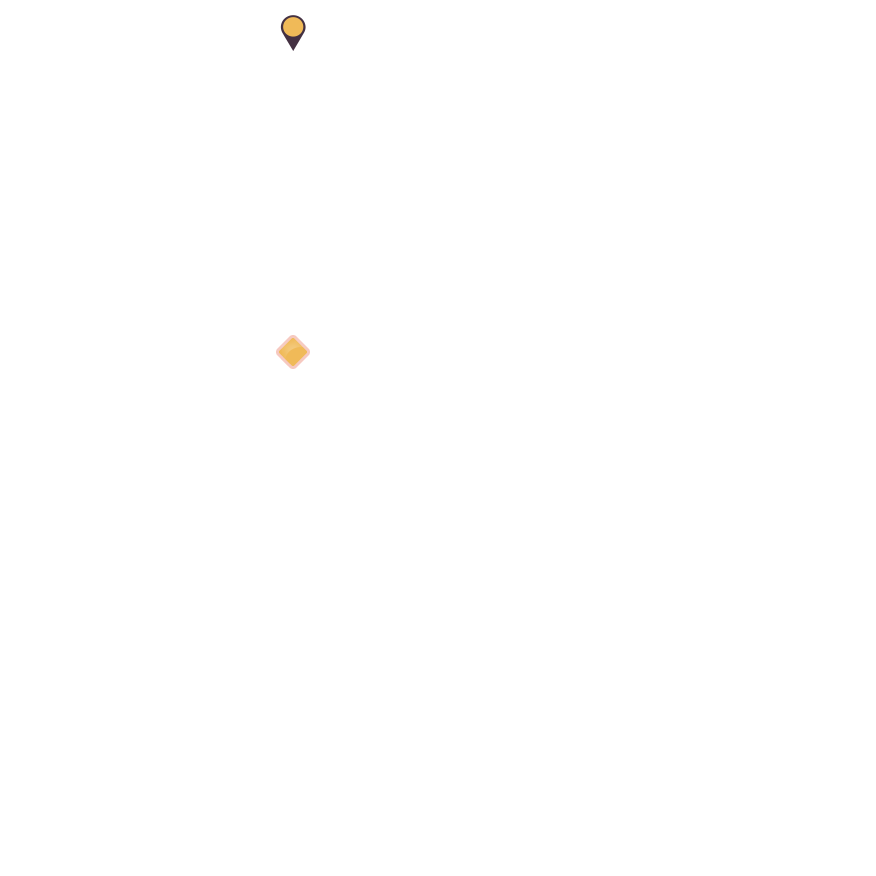
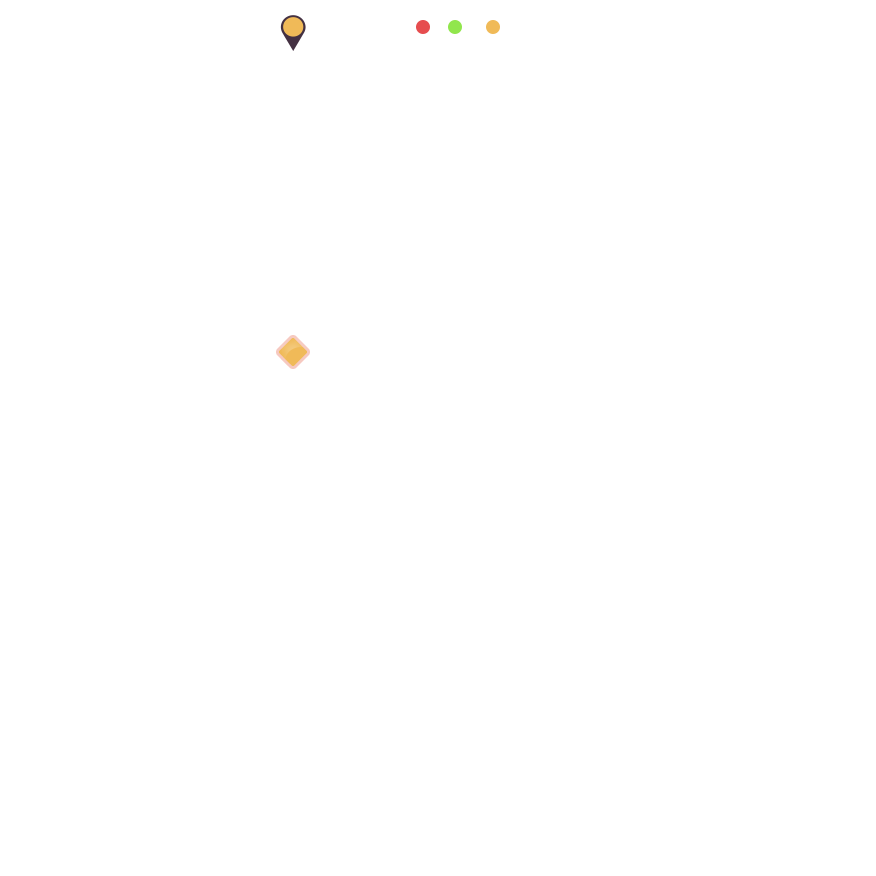
Two versions of the same layered image (876x876). Layer-by-layer changes:
added group "route_marker_yellow" with 1 layers above "route_marker_green" over [486, 20, 500, 34]
added layer "Ellipse 3" (1st of 3, in "route_marker_yellow") in group "route_marker_yellow" over [486, 20, 500, 34]
added group "route_marker_green" with 1 layers above "route_marker" over [448, 20, 462, 34]
added layer "Ellipse 3" (2nd of 3, in "route_marker_green") in group "route_marker_green" over [448, 20, 462, 34]
added group "route_marker" with 1 layers above "marker" over [416, 20, 430, 34]
added layer "Ellipse 3" (3rd of 3, in "route_marker") in group "route_marker" over [416, 20, 430, 34]
